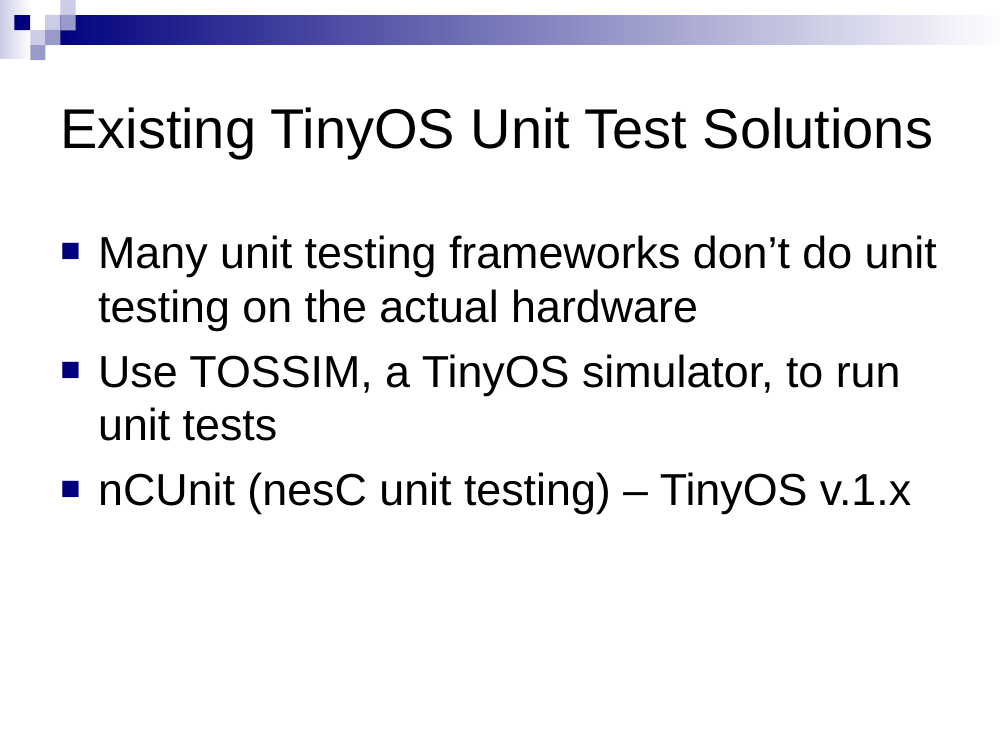
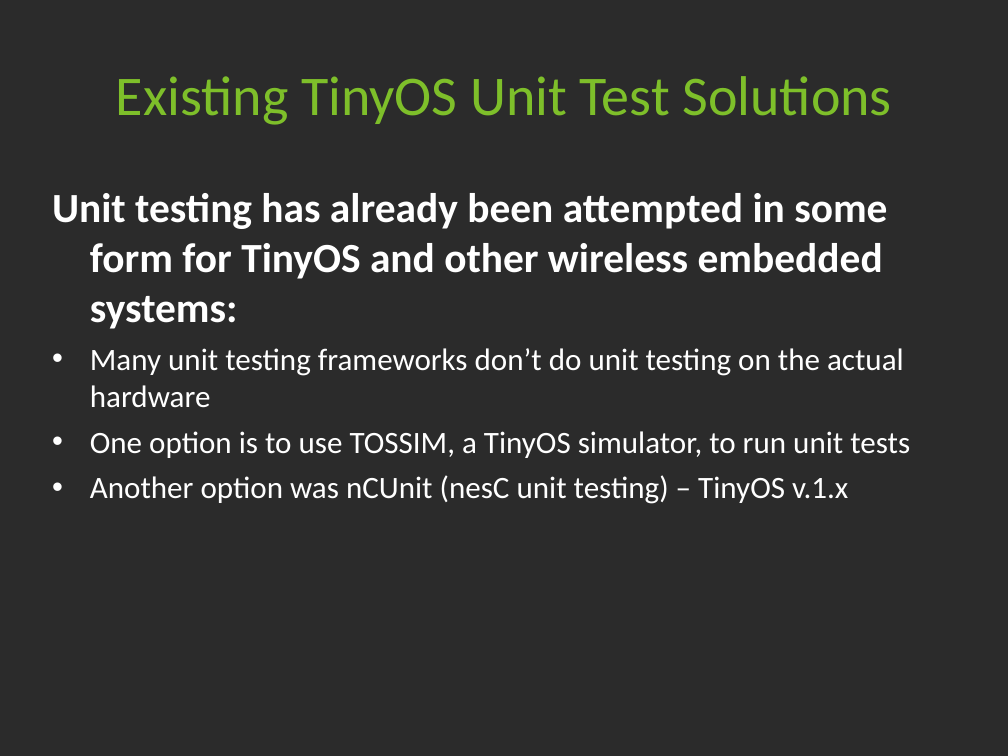
Before and after one commit to tyll/tinyos-2.x-contrib, a slide deck: slide 10 of tunit/docs/TUnit Intro.ppt. Drawn at 1008x756 pixels with LibreOffice and Linux fonts; fonts in the diff are those of the drawing; background and template pictures are left out; a plain dark background stands for a picture behind light text. Boxes give left, top, right and bottom in pixels: in the first picture for what was removed or moved away, otherwise in the second. Text is boxed around its words. In the diff, an @@ line names an element or a change of style, - is before the commit and + after.

```diff
--- a/tunit/docs/TUnit Intro.ppt
+++ b/tunit/docs/TUnit Intro.ppt
@@ background #FFFFFF to picture (left out) @@
@@ group removed at box(0, 0, 1008, 60): 9 rectangles @@
@@ title "Existing TinyOS Unit Test Solutions": place and size @@
-title "Existing TinyOS Unit Test Solutions" at box(60, 107, 933, 158)
+title "Existing TinyOS Unit Test Solutions" at box(116, 76, 891, 125)
@@ title "Existing TinyOS Unit Test Solutions" at box(116, 76, 891, 125): font Arial to Calibri, text colour #000000 to #7EBF2A; alignment left to centre @@
@@ text "Unit testing has already been ...": place and size @@
-text "Unit testing has already been ..." at box(98, 235, 937, 514)
+text "Unit testing has already been ..." at box(52, 193, 910, 504)
@@ text at box(52, 193, 887, 329): paragraph added @@
+Unit testing has already been attempted in some form for TinyOS and other wireless embedded systems:
@@ text at box(90, 348, 904, 408): size 32 to 22.2 pt, font Arial to Calibri, text colour #000000 to #FFFFFF in "Many unit testing frameworks don’t do unit ..."; bullet ■ to •; less space between paragraphs; bullet colour #00007D to #FFFFFF @@
@@ text at box(90, 431, 910, 504): text changed; size 32 to 22.2 pt; font Arial to Calibri; text colour #000000 to #FFFFFF @@
-■ Use TOSSIM, a TinyOS simulator, to run unit tests
-■ nCUnit (nesC unit testing) – TinyOS v.1.x
+• One option is to use TOSSIM, a TinyOS simulator, to run unit tests
+• Another option was nCUnit (nesC unit testing) – TinyOS v.1.x
```
Also in this commit, not shown: 34 other slides changed, 4 slides added, 1 slide removed, 3 other files.
